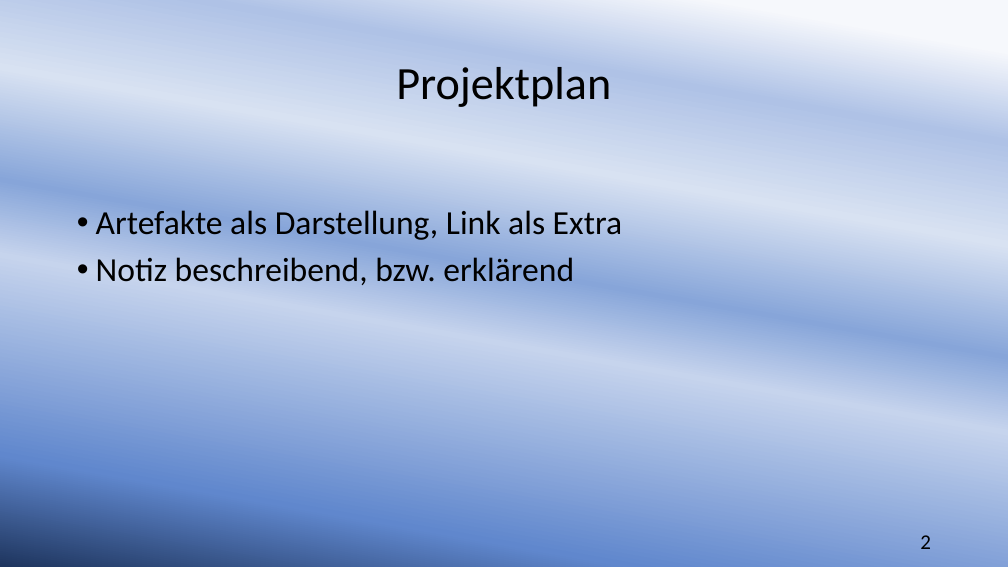
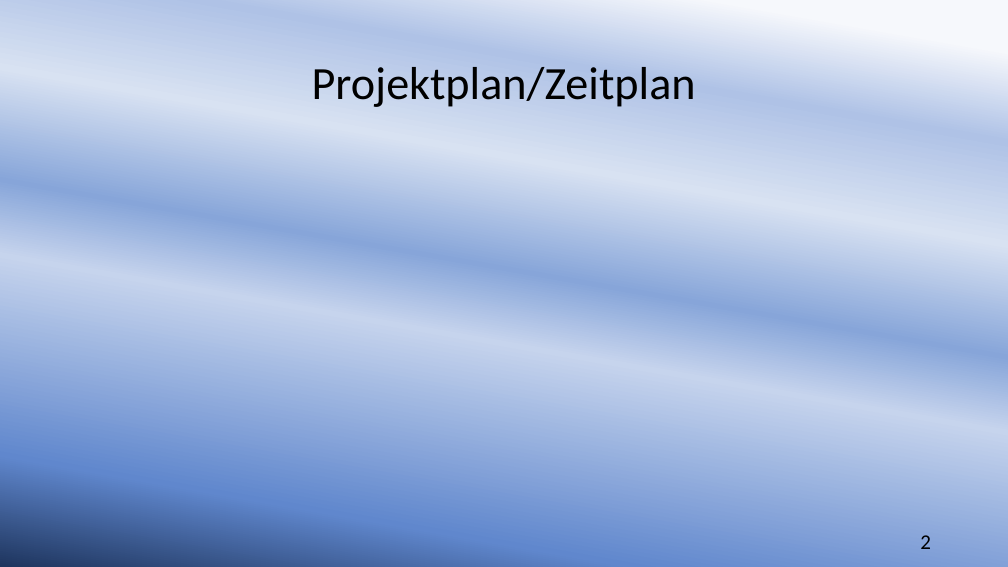
Before and after one commit to sebastiankoch10/EPWS2223HausenKochZimmer, a slide deck: slide 2 of Audits/EPWS2223HausenKochZimmer Audit 3.pptx. Drawn at 1008x567 pixels with LibreOffice and Linux fonts; fonts in the diff are those of the drawing. Boxes give left, top, right and bottom in pixels: in the first picture for what was removed or moved away, otherwise in the second. Text is boxed around its words. In the diff, an @@ line names an element or a change of style, - is before the commit and + after.

```diff
--- a/Audits/EPWS2223HausenKochZimmer Audit 3.pptx
+++ b/Audits/EPWS2223HausenKochZimmer Audit 3.pptx
@@ title at <box>312,67,696,107</box>: text changed @@
-Projektplan
+Projektplan/Zeitplan
@@ text removed at <box>96,210,622,285</box> @@
-• Artefakte als Darstellung, Link als Extra
-• Notiz beschreibend, bzw. erklärend
```
Also in this commit, not shown: 1 slide added, 1 slide removed, 2 other files.
